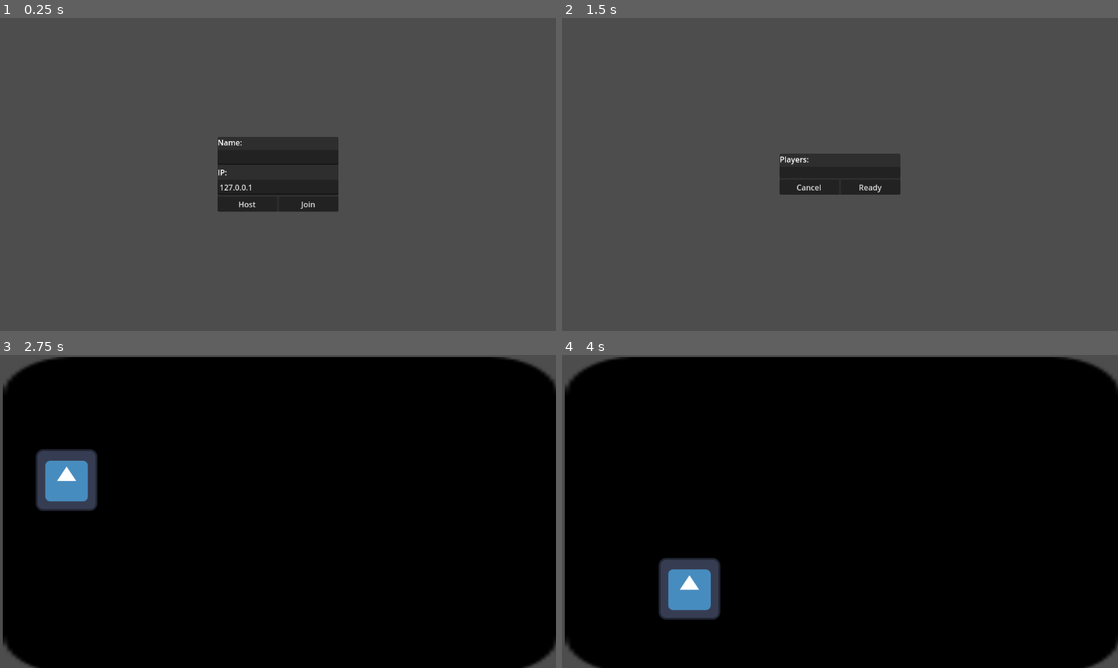
Above: before the commit, frames 1-4 (two rows, left to right).
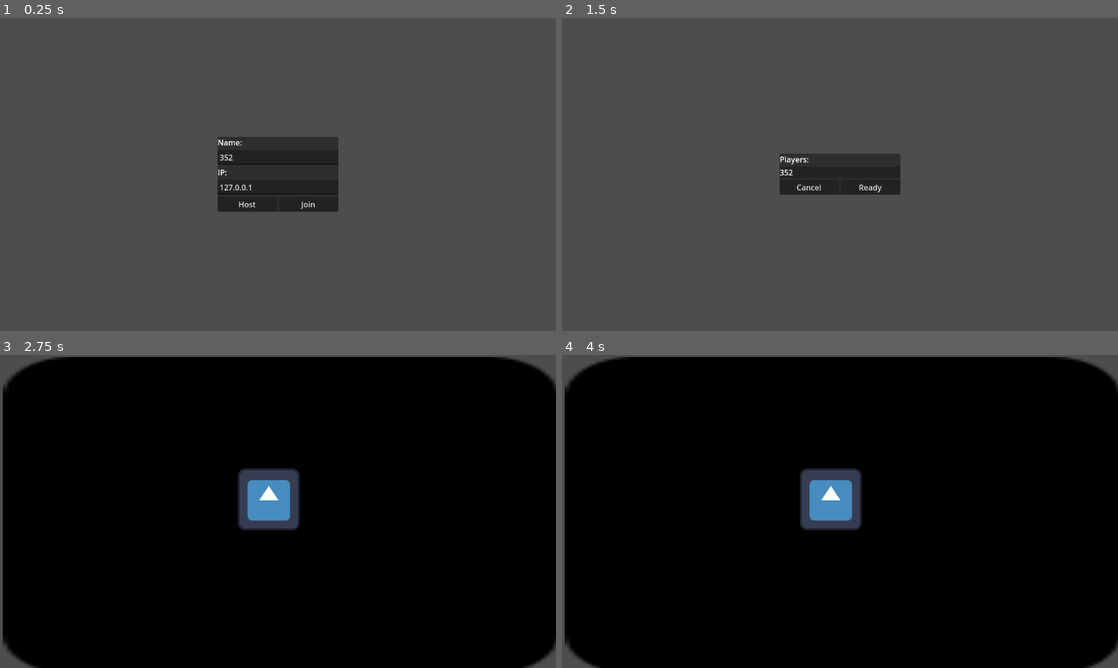
Above: after the commit, the same moments.

Repository: Milwer7/Tiamat-Studios-Game
Game: Godot game, scene res://scenes/lobby.tscn
The game is run twice, just before and just after one commit, with the same random seed, the same clock (stepped at 60 frames per second) and the same inputs. The engine's default icon, where the game draws it, is replaced by a stand-in: a white triangle on a blue panel in a dark square.
Inputs:
- Up to frame 1 (0.25 s): no input
- Up to frame 2 (1.5 s): tap Enter at 0.5 s; hold D (move_right) 0.53-1.25 s; tap E (pick, bound only after the commit) at 0.6 s; click "Host" at 1.25 s
- Up to frame 3 (2.75 s): click "Ready" at 2 s
- Up to frame 4 (4 s): tap Space at 2.75 s; hold S (move_down) 2.78-3.53 s; tap E (pick, bound only after the commit) at 2.85, 3.6 s; hold D (move_right) from 3.53 s (still down)

The runs differ from the first frame. In frame 1, less than 0.1% of the frame differs, in the area x 39-42%, y 43-46%; in frame 2, less than 0.1%; in frame 3, 4.3%, in the area x 6-54%, y 30-56%; in frame 4, 4.3%.
Error before the commit: Cannot call method 'get_unique_id' on a null value. (res://scripts/lobby.gd:97)
Error after the commit: Parse Error: Class "Player" hides a global script class. (res://scripts/player.gd:1)

Commit message:
feat(collectible): added collectible and backpack count

Diff:
--- a/project.godot
+++ b/project.godot
@@ -45,3 +45,8 @@
 "events": [Object(InputEventKey,"resource_local_to_scene":false,"resource_name":"","device":-1,"window_id":0,"alt_pressed":false,"shift_pressed":false,"ctrl_pressed":false,"meta_pressed":false,"pressed":false,"keycode":0,"physical_keycode":68,"key_label":0,"unicode":100,"echo":false,"script":null)
 ]
 }
+pick={
+"deadzone": 0.5,
+"events": [null, Object(InputEventKey,"resource_local_to_scene":false,"resource_name":"","device":0,"window_id":0,"alt_pressed":false,"shift_pressed":false,"ctrl_pressed":false,"meta_pressed":false,"pressed":false,"keycode":0,"physical_keycode":69,"key_label":0,"unicode":0,"echo":false,"script":null)
+]
+}
--- a/scenes/Player.tscn
+++ b/scenes/Player.tscn
@@ -1,12 +1,20 @@
-[gd_scene load_steps=4 format=3 uid="uid://cpv1rmseqmyog"]
+[gd_scene load_steps=6 format=3 uid="uid://cs8sfu7xg4qbp"]
 
-[ext_resource type="Script" path="res://scripts/Player.gd" id="1_g708o"]
+[ext_resource type="Script" path="res://scripts/player.gd" id="1_jd037"]
 [ext_resource type="Texture2D" uid="uid://dbyqqjm6xqy8h" path="res://icon.svg" id="2_o4b0t"]
 
 [sub_resource type="CapsuleShape2D" id="CapsuleShape2D_y08x6"]
 
-[node name="Player" type="CharacterBody2D"]
-script = ExtResource("1_g708o")
+[sub_resource type="CircleShape2D" id="CircleShape2D_rfwvt"]
+radius = 74.0608
+
+[sub_resource type="SceneReplicationConfig" id="SceneReplicationConfig_njru8"]
+properties/0/path = NodePath(".:points")
+properties/0/spawn = true
+properties/0/sync = true
+
+[node name="Player" type="CharacterBody2D" groups=["Player"]]
+script = ExtResource("1_jd037")
 
 [node name="CollisionShape2D" type="CollisionShape2D" parent="."]
 position = Vector2(0, 10)
@@ -15,3 +23,22 @@
 
 [node name="Sprite2D" type="Sprite2D" parent="."]
 texture = ExtResource("2_o4b0t")
+
+[node name="CollectionArea" type="Area2D" parent="."]
+
+[node name="CollisionShape2D" type="CollisionShape2D" parent="CollectionArea"]
+shape = SubResource("CircleShape2D_rfwvt")
+
+[node name="MultiplayerSynchronizer" type="MultiplayerSynchronizer" parent="."]
+replication_interval = 1.0
+replication_config = SubResource("SceneReplicationConfig_njru8")
+
+[node name="Label" type="Label" parent="."]
+offset_left = -8.0
+offset_top = -97.0
+offset_right = 3.0
+offset_bottom = -71.0
+text = "0"
+
+[connection signal="area_entered" from="CollectionArea" to="." method="_on_collection_area_area_entered"]
+[connection signal="area_exited" from="CollectionArea" to="." method="_on_collection_area_area_exited"]
--- /dev/null
+++ b/scenes/collectable.tscn
@@ -0,0 +1,18 @@
+[gd_scene load_steps=4 format=3 uid="uid://1rsjd4d8tfpq"]
+
+[ext_resource type="Script" path="res://scripts/collectable.gd" id="1_407ee"]
+[ext_resource type="Texture2D" uid="uid://dbyqqjm6xqy8h" path="res://icon.svg" id="2_554y7"]
+
+[sub_resource type="RectangleShape2D" id="RectangleShape2D_pkxny"]
+
+[node name="collectable" type="Area2D"]
+script = ExtResource("1_407ee")
+
+[node name="Sprite2D" type="Sprite2D" parent="."]
+texture = ExtResource("2_554y7")
+
+[node name="CollisionShape2D" type="CollisionShape2D" parent="."]
+scale = Vector2(6, 6)
+shape = SubResource("RectangleShape2D_pkxny")
+
+[connection signal="body_entered" from="." to="." method="_on_body_entered"]
--- a/scenes/main.tscn
+++ b/scenes/main.tscn
@@ -1,8 +1,9 @@
-[gd_scene load_steps=4 format=3 uid="uid://bt4xpvnj23kue"]
+[gd_scene load_steps=5 format=3 uid="uid://bt4xpvnj23kue"]
 
 [ext_resource type="Script" path="res://scripts/main.gd" id="1_cu8gd"]
 [ext_resource type="Texture2D" uid="uid://dbyqqjm6xqy8h" path="res://icon.svg" id="1_ohyqu"]
-[ext_resource type="PackedScene" uid="uid://cpv1rmseqmyog" path="res://scenes/player.tscn" id="2_pcwyn"]
+[ext_resource type="PackedScene" uid="uid://cs8sfu7xg4qbp" path="res://scenes/player.tscn" id="2_pcwyn"]
+[ext_resource type="PackedScene" uid="uid://1rsjd4d8tfpq" path="res://scenes/collectable.tscn" id="4_roa2v"]
 
 [node name="Main" type="Node2D"]
 script = ExtResource("1_cu8gd")
@@ -26,5 +27,13 @@
 position = Vector2(982, 260)
 gizmo_extents = 36.0
 
+[node name="Node2D" type="Node2D" parent="."]
+
+[node name="collectable" parent="Node2D" instance=ExtResource("4_roa2v")]
+position = Vector2(557, 299)
+
+[node name="collectable2" parent="Node2D" instance=ExtResource("4_roa2v")]
+position = Vector2(557, 299)
+
 [node name="MultiplayerSpawner" type="MultiplayerSpawner" parent="."]
 spawn_path = NodePath("../Players")
--- a/scripts/Player.gd
+++ b/scripts/Player.gd
@@ -4,16 +4,25 @@
 
 @export var speed = 300
 @export var acceleration = 4000
+@export var backpack_max_size = 10
+@export var backpack_size = 0
+@export var points = 0
+@onready var label = $Label
 
+var tried_to_pick = false
+var on_pickable_area = false
 var move_input = 0
+var collectables : Array = []
 
+
+signal bla(a, b)
 
 func init(id):
 	set_multiplayer_authority(id)
 	name = str(id)
 
+
 func move_character(delta) -> void:
-	if is_multiplayer_authority():
 		# Moves the character based on the input on both axis
 		move_input = Input.get_vector("move_left", "move_right", "move_up", "move_down")
 
@@ -24,10 +33,46 @@
 		rpc("send_data", global_position, velocity, move_input)
 
 func _physics_process(delta) -> void:
-	move_character(delta) # Moving the character
+	if is_multiplayer_authority():
+		move_character(delta) # Moving the character
+
+		if Input.is_action_just_pressed("pick"):
+			bla.emit(1, 2)
+			if collectables.size() > 0:
+				var first_collectable = collectables.pop_front()
+				points += first_collectable.value
+				send_points.rpc(points)
+				backpack_size += 1
+				first_collectable.destroy.rpc()
+
+@rpc("call_local", "reliable")
+func send_points(value):
+	points = value
+	label.text = str(points)
 
 @rpc("unreliable_ordered")
 func send_data(pos: Vector2, vel: Vector2, mi: Vector2) -> void:
 	global_position = lerp(global_position, pos, 0.5)
 	velocity = lerp(velocity, vel, 0.5)
 	move_input = mi
+
+@rpc("reliable", "call_local")
+func add_to_backpack(value):
+	if is_multiplayer_authority():
+		points += value # temporal
+		backpack_size += 1
+		tried_to_pick = false
+
+
+
+func _on_collection_area_area_entered(body):
+	if body is Collectable:
+		var collectable = body as Collectable
+		collectables.append(collectable)
+
+
+
+func _on_collection_area_area_exited(body):
+	if body is Collectable:
+		var collectable = body as Collectable
+		collectables.erase(collectable)
--- /dev/null
+++ b/scripts/collectable.gd
@@ -0,0 +1,21 @@
+class_name Collectable
+extends Area2D
+
+
+@export var value = 1
+var players_in: Array = []
+
+func _process(_delta) -> void:
+	for body in players_in:
+		if body.tried_to_pick and body.backpack_size < body.backpack_max_size:
+			body.add_to_backpack.rpc(value)
+			destroy.rpc()
+
+@rpc("call_local", "reliable")
+func destroy():
+	queue_free()
+
+func _on_body_entered(body):
+	if body.is_in_group("Player"):
+#		body.bla.connect(on_bla)
+		players_in.append(body)
--- a/scripts/lobby.gd
+++ b/scripts/lobby.gd
@@ -29,7 +29,7 @@
 	multiplayer.peer_connected.connect(_on_peer_connected)
 	start.show()
 	pending.hide()
-	user.text = OS.get_environment("USERNAME")
+	user.text = OS.get_environment("USERNAME") + str(randi() % 1000)
 
 	go.pressed.connect(_on_go_pressed)
 
--- a/scripts/main.gd
+++ b/scripts/main.gd
@@ -5,16 +5,14 @@
 @onready var markers = $Markers
 
 func _ready():
+	Game.players.sort()
 
-#	if is_multiplayer_authority():
-		Game.players.sort()
+	for i in Game.players.size():
+		var id = Game.players[i]
+		var player : Player = player_scene.instantiate()
+		var marker = markers.get_child(i)
 
-		for i in Game.players.size():
-			var id = Game.players[i]
-			var player : Player = player_scene.instantiate()
-			var marker = markers.get_child(i)
-
-			player.name = str(id)
-			player.global_position = marker.global_position
-			players.add_child(player)
-			player.init(id)
+		player.name = str(id)
+		player.global_position = marker.global_position
+		players.add_child(player)
+		player.init(id)
